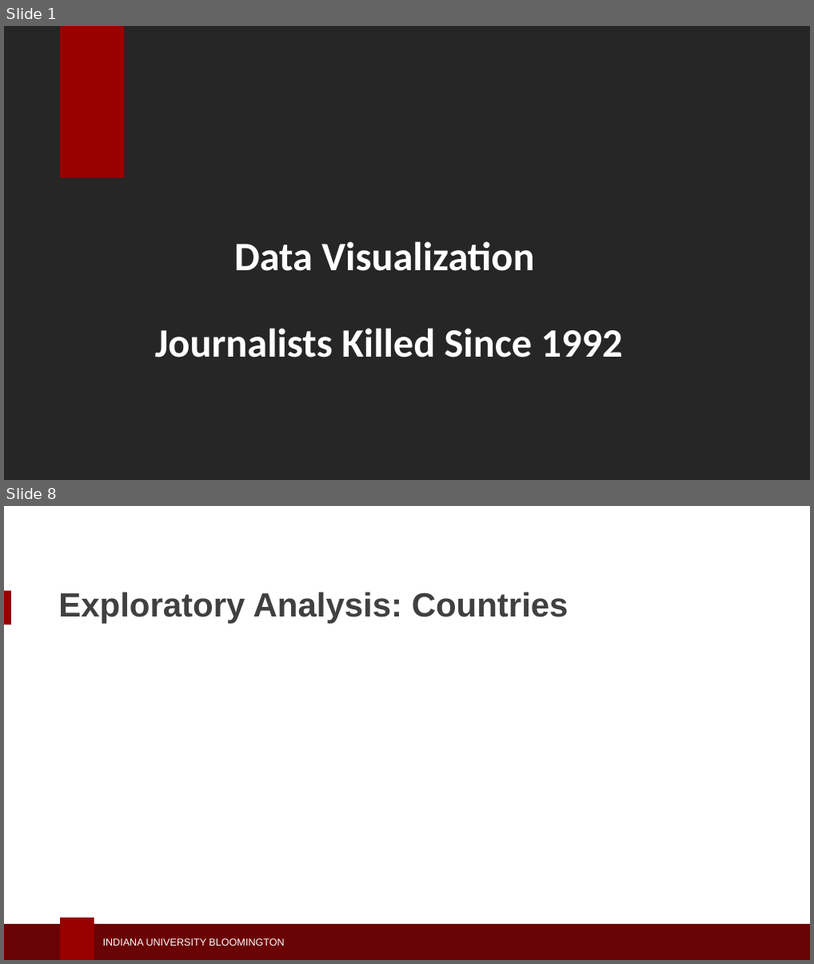
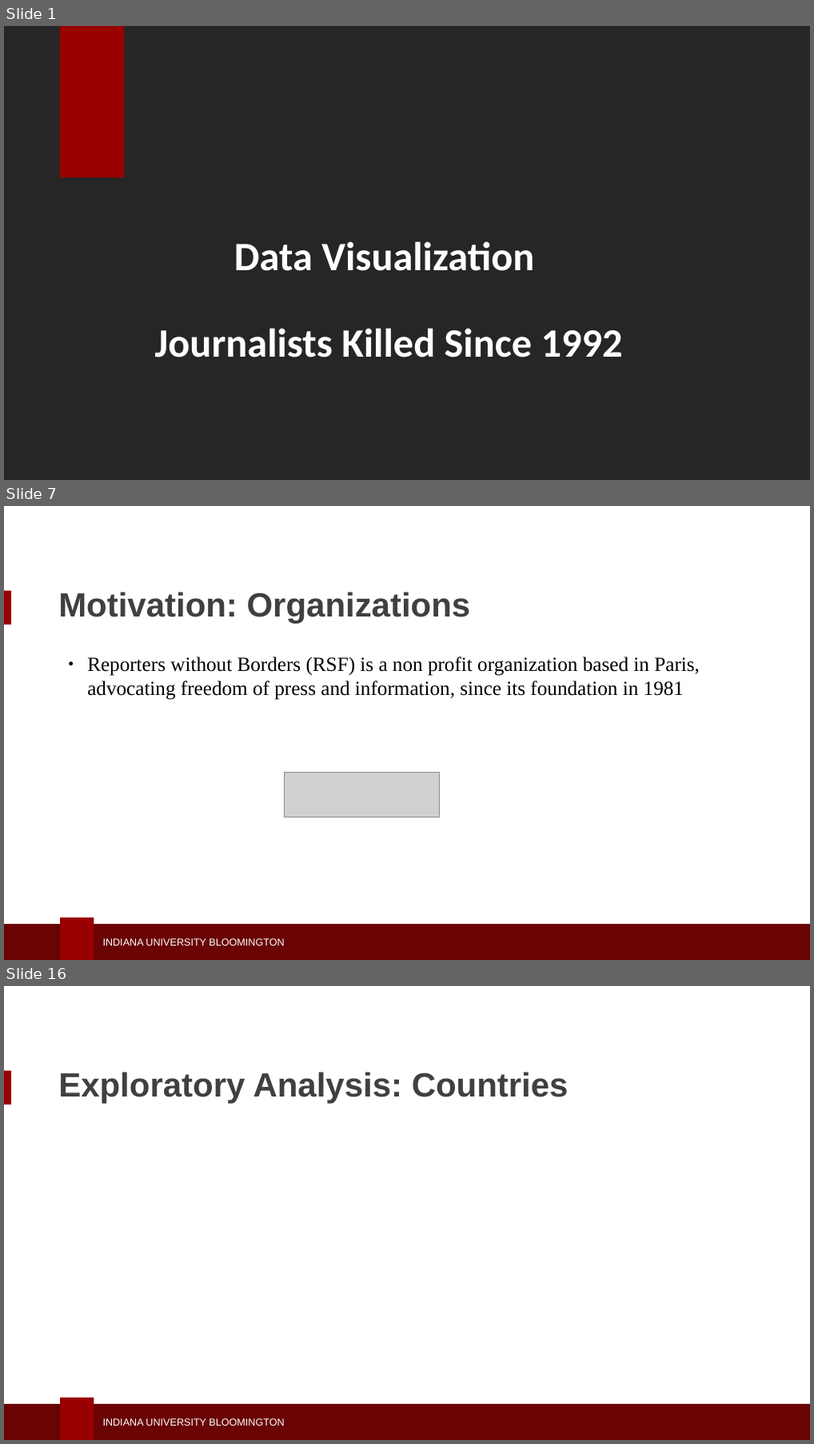
Before and after one commit to seashiva94/data_viz_project, a slide deck: dviz_ppt.pptx. Shown one above the other, each under a label of ours: slides 1 and 8 before the commit, slides 1, 7 and 16 after it; the slides between them are not shown. The pictures are 814x964 and 814x1444 pixels, drawn with LibreOffice and Linux fonts; fonts in the diff are those of the drawing; grey boxes stand for pictures; background and template pictures are left out. Boxes give left, top, right and bottom in pixels: in the first picture for what was removed or moved away, otherwise in the second. Text is boxed around its words. In the diff, an @@ line names an element or a change of style, - is before the commit and + after.

```diff
--- a/dviz_ppt.pptx
+++ b/dviz_ppt.pptx
@@ slide 7 added at <box>4,506,810,960</box>, background #FFFFFF; not listed: 4 template elements that a slide beside it also shows @@
@@ text added at <box>58,592,471,624</box>, 30 pt, text #404041, bold @@
+Motivation: Organizations
@@ text added at <box>87,656,700,700</box>, 18 pt, text #000000 @@
+● Reporters without Borders (RSF) is a non profit organization based in Paris, advocating freedom of press and information, since its foundation in 1981
@@ picture added at <box>285,772,439,816</box> @@
@@ what was slide 8 is now slide 16 @@
```
Also in this commit, not shown: 1 slide changed, 13 other slides added, 5 slides removed, 2 other files.
